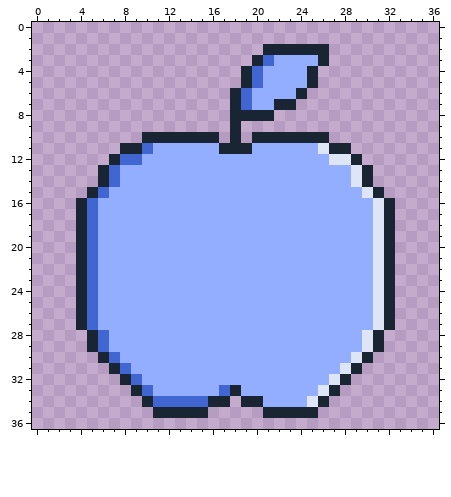
One commit to this pixel-art sprite: assets/images/feed.png. That is the earlier state.
The file is 333x333 pixels, drawn in blocks of 9x9; one block is one cell here.
The result:
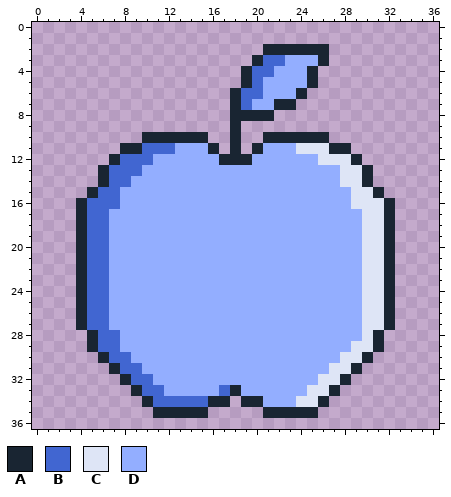
Palette (. is transparent): A #192532  B #4166d1  C #dee5f6  D #93aeff
Change:
@@ x 18..24 @@
  2 ...AAAA
- 3 ..ABDDD
- 4 .ABDDDD
+ 3 ..ABBDD
+ 4 .ABBDDD
  5 .ABDDDD
- 6 ABDDDDA
+ 6 ABBDDDA
  7 ABDDAA.
@@ x 0..36 @@
  9 ..................A..................
-10 ..........AAAAAAA.A.AAAAAAA..........
-11 ........AABDDDDDDAAADDDDDDCAA........
-12 .......ABBDDDDDDDDDDDDDDDDDCCA.......
-13 ......ABDDDDDDDDDDDDDDDDDDDDDCA......
-14 ......ABDDDDDDDDDDDDDDDDDDDDDCA......
-15 .....ABDDDDDDDDDDDDDDDDDDDDDDDCA.....
-16 ....ABDDDDDDDDDDDDDDDDDDDDDDDDDCA....
-17 ....ABDDDDDDDDDDDDDDDDDDDDDDDDDCA....
-18 ....ABDDDDDDDDDDDDDDDDDDDDDDDDDCA....
-19 ....ABDDDDDDDDDDDDDDDDDDDDDDDDDCA....
-20 ....ABDDDDDDDDDDDDDDDDDDDDDDDDDCA....
-21 ....ABDDDDDDDDDDDDDDDDDDDDDDDDDCA....
-22 ....ABDDDDDDDDDDDDDDDDDDDDDDDDDCA....
-23 ....ABDDDDDDDDDDDDDDDDDDDDDDDDDCA....
-24 ....ABDDDDDDDDDDDDDDDDDDDDDDDDDCA....
-25 ....ABDDDDDDDDDDDDDDDDDDDDDDDDDCA....
-26 ....ABDDDDDDDDDDDDDDDDDDDDDDDDDCA....
-27 ....ABDDDDDDDDDDDDDDDDDDDDDDDDDCA....
-28 .....ABDDDDDDDDDDDDDDDDDDDDDDDCA.....
-29 .....ABDDDDDDDDDDDDDDDDDDDDDDDCA.....
-30 ......ABDDDDDDDDDDDDDDDDDDDDDCA......
-31 .......ABDDDDDDDDDDDDDDDDDDDCA.......
-32 ........ABDDDDDDDDDDDDDDDDDCA........
-33 .........ABDDDDDDBADDDDDDDCA.........
-34 ..........ABBBBBAA.AADDDDCA..........
+10 ..........AAAAAA..A..AAAAAA..........
+11 ........AABBBDDDA.A.ADDDCCCAA........
+12 .......ABBBDDDDDDAAADDDDDDCCCA.......
+13 ......ABBBDDDDDDDDDDDDDDDDDDCCA......
+14 ......ABBDDDDDDDDDDDDDDDDDDDCCA......
+15 .....ABBDDDDDDDDDDDDDDDDDDDDDCCA.....
+16 ....ABBBDDDDDDDDDDDDDDDDDDDDDCCCA....
+17 ....ABBDDDDDDDDDDDDDDDDDDDDDDDCCA....
+18 ....ABBDDDDDDDDDDDDDDDDDDDDDDDCCA....
+19 ....ABBDDDDDDDDDDDDDDDDDDDDDDDCCA....
+20 ....ABBDDDDDDDDDDDDDDDDDDDDDDDCCA....
+21 ....ABBDDDDDDDDDDDDDDDDDDDDDDDCCA....
+22 ....ABBDDDDDDDDDDDDDDDDDDDDDDDCCA....
+23 ....ABBDDDDDDDDDDDDDDDDDDDDDDDCCA....
+24 ....ABBDDDDDDDDDDDDDDDDDDDDDDDCCA....
+25 ....ABBDDDDDDDDDDDDDDDDDDDDDDDCCA....
+26 ....ABBDDDDDDDDDDDDDDDDDDDDDDDCCA....
+27 ....ABBDDDDDDDDDDDDDDDDDDDDDDDCCA....
+28 .....ABBDDDDDDDDDDDDDDDDDDDDDDCA.....
+29 .....ABBDDDDDDDDDDDDDDDDDDDDDCCA.....
+30 ......ABBDDDDDDDDDDDDDDDDDDDCCA......
+31 .......ABBDDDDDDDDDDDDDDDDDCCA.......
+32 ........ABBDDDDDDDDDDDDDDDCCA........
+33 .........ABBDDDDDBADDDDDDCCA.........
+34 ..........ABBBBBAA.AADDDCCA..........
 35 ...........AAAAA.....AAAAA...........
Changed places in both pictures, as pixel boxes (x1, y1, x2, y2):
changed: (98, 55, 285, 396)
changed: (296, 143, 373, 407)
